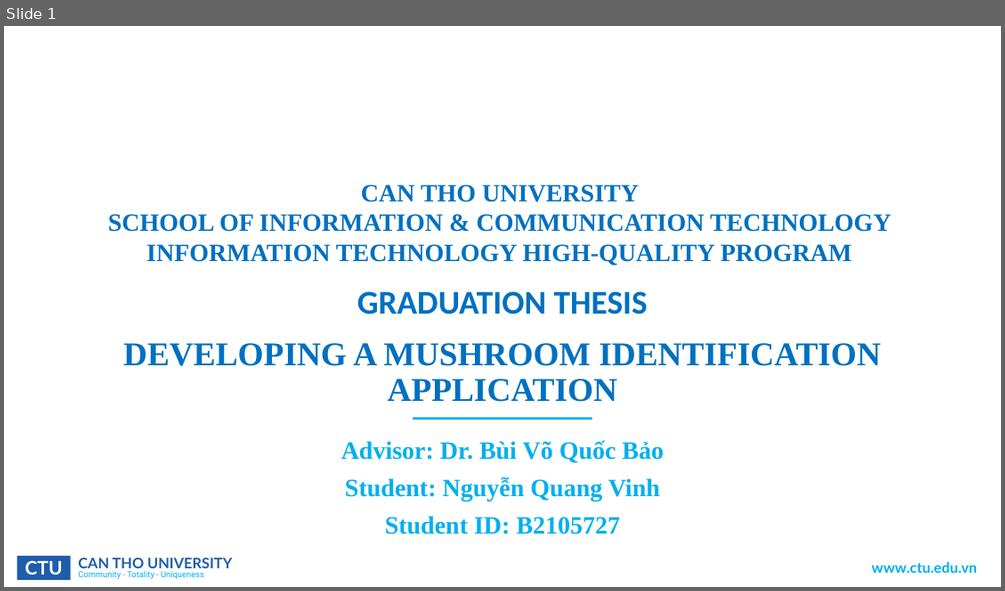
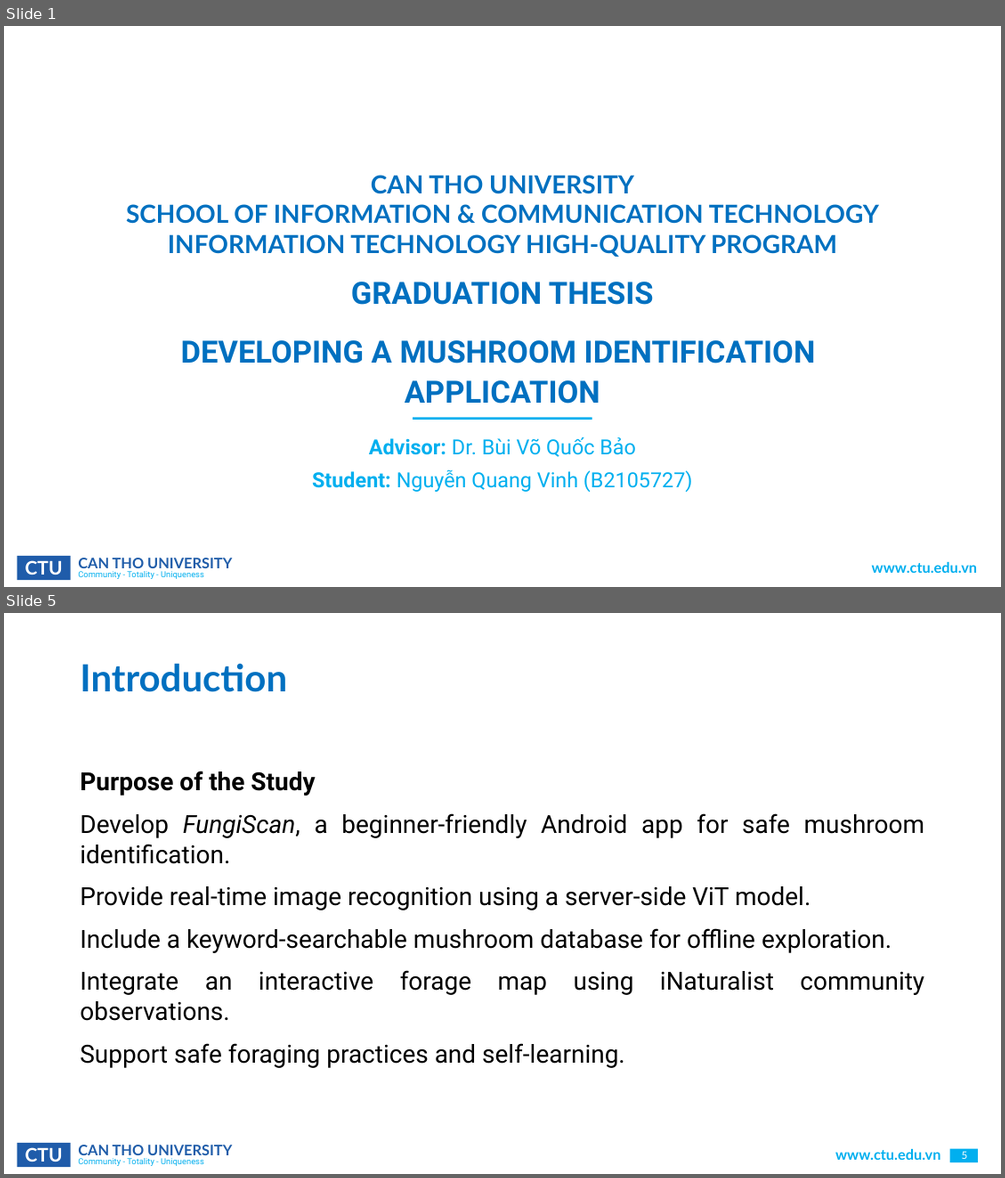
Before and after one commit to CommonHouseCat/fungiscan-mushroom-identifier, a slide deck: Báo cáo/ThesisReport.pptx. Shown one above the other, each under a label of ours: slide 1 before the commit, slides 1 and 5 after it; the slides between them are not shown. The pictures are 1005x591 and 1005x1178 pixels, drawn with LibreOffice and Linux fonts; fonts in the diff are those of the drawing; background and template pictures are left out. Boxes give left, top, right and bottom in pixels: in the first picture for what was removed or moved away, otherwise in the second. Text is boxed around its words. In the diff, an @@ line names an element or a change of style, - is before the commit and + after.

```diff
--- a/Báo cáo/ThesisReport.pptx
+++ b/Báo cáo/ThesisReport.pptx
@@ slide 5 added at (4, 613, 1001, 1174), background #FFFFFF; not listed: 3 template elements that a slide beside it also shows @@
@@ title added at (80, 663, 287, 692), 36 pt, text #0070C0, bold @@
+Introduction
@@ text added at (80, 771, 925, 1068), 24 pt, text #000000 @@
+Purpose of the Study
+Develop FungiScan, a beginner-friendly Android app for safe mushroom identification.
+Provide real-time image recognition using a server-side ViT model.
+Include a keyword-searchable mushroom database for offline exploration.
+Integrate an interactive forage map using iNaturalist community observations.
+Support safe foraging practices and self-learning.
@@ text added at (835, 1149, 940, 1159), 14 pt, text #00AFEF, bold @@
+www.ctu.edu.vn
@@ rectangle added at (950, 1149, 978, 1163), fill #00AFEF @@
@@ page number added at (962, 1151, 968, 1159), 10 pt, text #FFFFFF @@
+5
@@ slide 1 changed as well @@
@@ title at (126, 175, 879, 257): text changed; font Times New Roman to Lato @@
-CAN THO UNIVERSITY
-SCHOOL OF INFORMATION & COMMUNICATION TECHNOLOGY
-INFORMATION TECHNOLOGY HIGH-QUALITY PROGRAM
+CAN THO UNIVERSITY
+SCHOOL OF INFORMATION & COMMUNICATION TECHNOLOGY
+INFORMATION TECHNOLOGY HIGH-QUALITY PROGRAM
@@ subtitle at (181, 281, 816, 403): text changed; size 32 to 29.6 pt; font Times New Roman to Roboto @@
-DEVELOPING A MUSHROOM IDENTIFICATION APPLICATION
+GRADUATION THESIS
+DEVELOPING A MUSHROOM IDENTIFICATION
+APPLICATION
@@ title removed at (357, 291, 647, 314) @@
-GRADUATION THESIS
@@ text at (369, 437, 636, 457): size 24 to 20 pt, font Times New Roman to Roboto in "Advisor: Dr. Bùi Võ Quốc Bảo"; bold off in "Dr. Bùi Võ Quốc Bảo" @@
@@ text at (312, 469, 693, 491): text changed; size 24 to 20 pt; font Times New Roman to Roboto; bold off @@
-Student: Nguyễn Quang Vinh
-Student ID: B2105727
+Student: Nguyễn Quang Vinh (B2105727)
```
Also in this commit, not shown: 25 other slides added, 3 slides removed, 1 other file.
